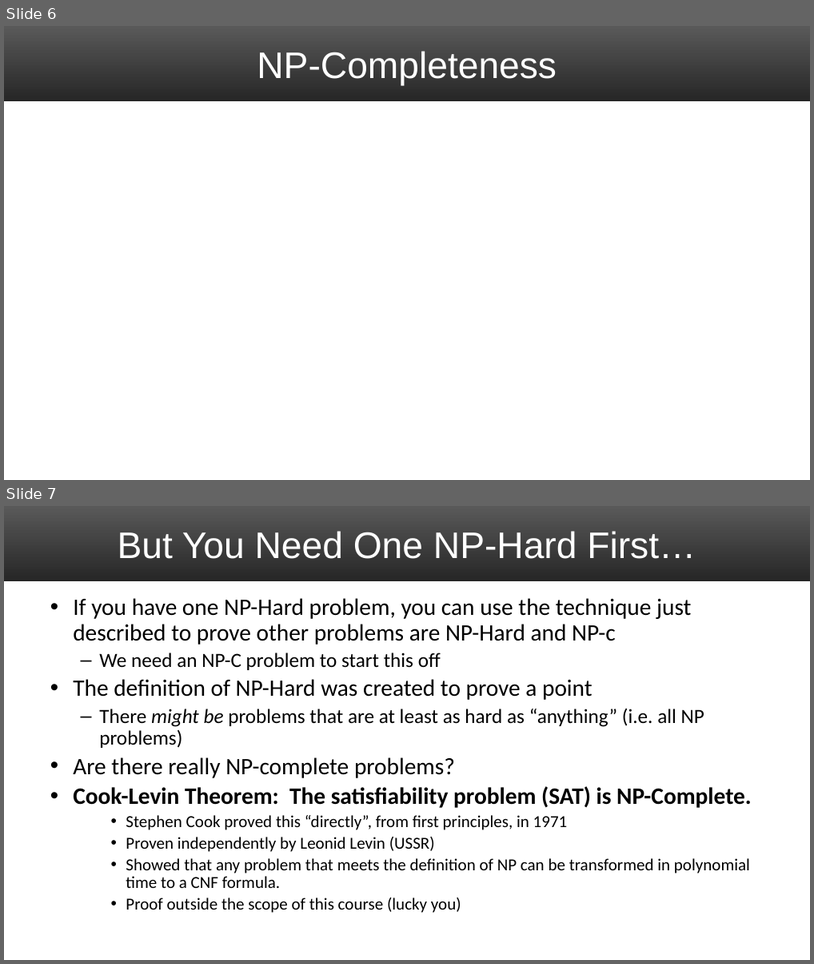
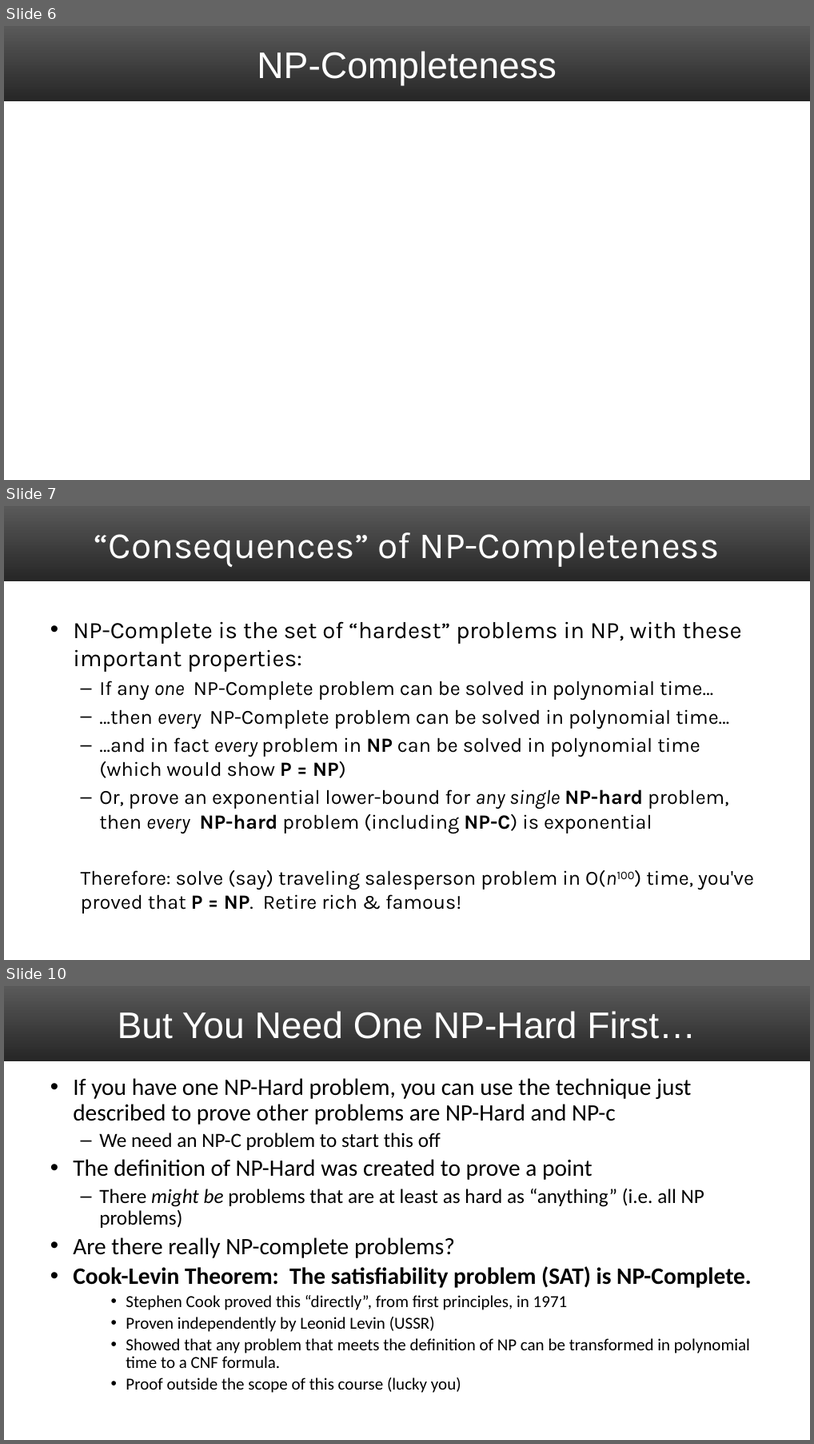
Before and after one commit to uva-cs/cs4102-f21, a slide deck: slides/npc-floryan-s21.pptx. Shown one above the other, each under a label of ours: slides 6 and 7 before the commit, slides 6, 7 and 10 after it; the slides between them are not shown. The pictures are 814x964 and 814x1444 pixels, drawn with LibreOffice and Linux fonts; fonts in the diff are those of the drawing; grey boxes stand for pictures. Boxes give left, top, right and bottom in pixels: in the first picture for what was removed or moved away, otherwise in the second. Text is boxed around its words. In the diff, an @@ line names an element or a change of style, - is before the commit and + after.

```diff
--- a/slides/npc-floryan-s21.pptx
+++ b/slides/npc-floryan-s21.pptx
@@ slide 7 added at bbox=[4, 506, 810, 960], background #FFFFFF; not listed: 1 template element that a slide beside it also shows @@
@@ title added at bbox=[94, 532, 720, 567], 44 pt, text #FFFFFF @@
+“Consequences” of NP-Completeness
@@ text added at bbox=[73, 621, 754, 913], 24 pt, text #000000 @@
+• NP-Complete is the set of “hardest” problems in NP, with these important properties:
+  – If any one NP-Complete problem can be solved in polynomial time…
+  – …then every NP-Complete problem can be solved in polynomial time…
+  – …and in fact every problem in NP can be solved in polynomial time (which would show P = NP)
+  – Or, prove an exponential lower-bound for any single NP-hard problem, then every NP-hard problem (including NP-C) is exponential
+  Therefore: solve (say) traveling salesperson problem in O(n100) time, you've proved that P = NP. Retire rich & famous!
@@ what was slide 7 is now slide 10 @@
```
Also in this commit, not shown: 3 slides changed, 2 other slides added, 4 other files.
